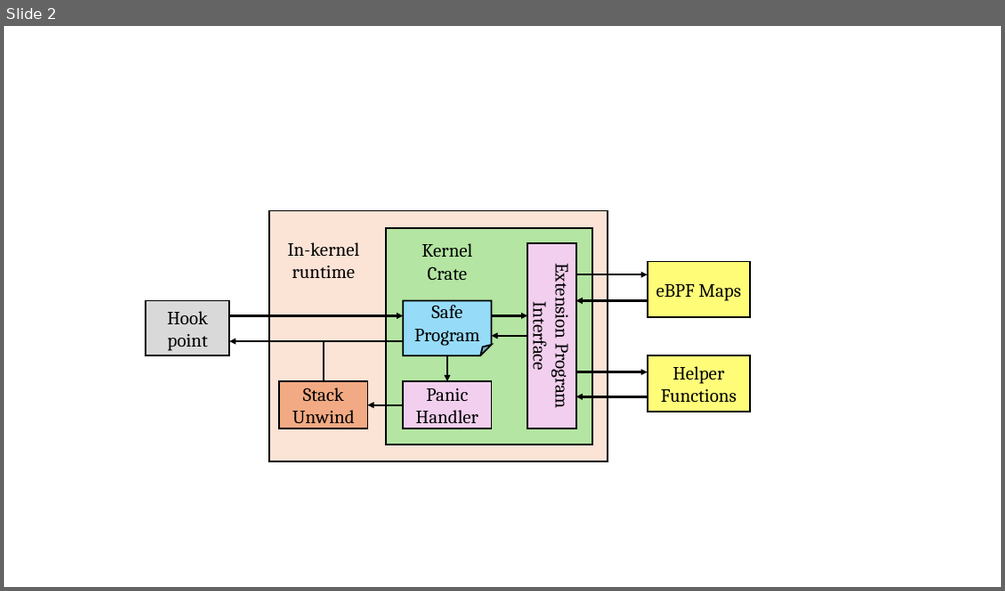
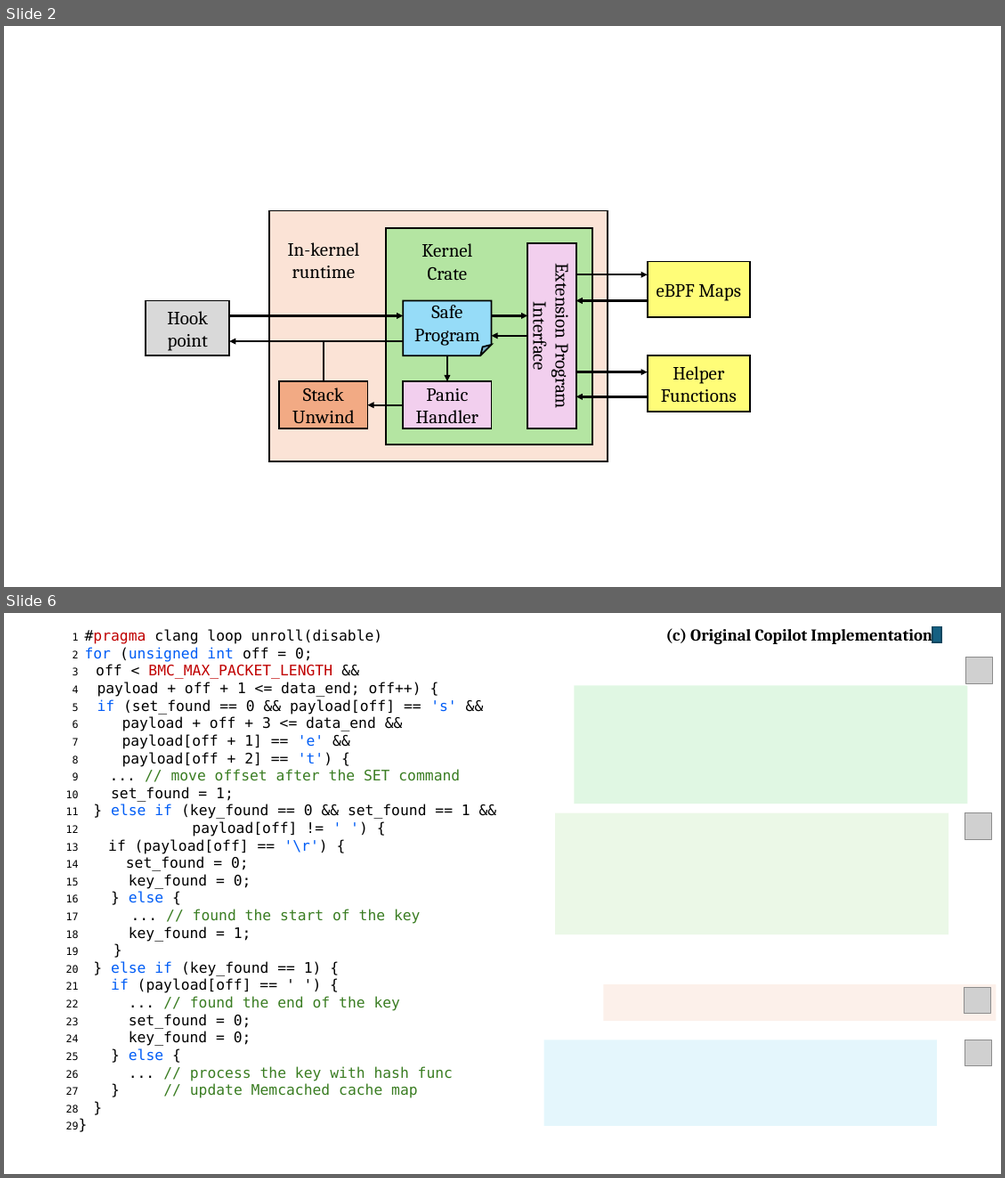
Before and after one commit to upgautamvt/publish-paper, a slide deck: figs/figs.pptx. Shown one above the other, each under a label of ours: slide 2 before the commit, slides 2 and 6 after it; the slides between them are not shown. The pictures are 1005x591 and 1005x1178 pixels, drawn with LibreOffice and Linux fonts; fonts in the diff are those of the drawing; grey boxes stand for pictures. Boxes give left, top, right and bottom in pixels: in the first picture for what was removed or moved away, otherwise in the second. Text is boxed around its words. In the diff, an @@ line names an element or a change of style, - is before the commit and + after.

```diff
--- a/figs/figs.pptx
+++ b/figs/figs.pptx
@@ slide 6 added at (4,613,1001,1174), background #FFFFFF @@
@@ text added at (66,629,470,1129), 14 pt, text #000000 @@
+1 #pragma clang loop unroll(disable)
+2 for (unsigned int off = 0;
+3 off < BMC_MAX_PACKET_LENGTH &&
+4 payload + off + 1 <= data_end; off++) {
+5 if (set_found == 0 && payload[off] == 's' &&
+6 payload + off + 3 <= data_end &&
+7 payload[off + 1] == 'e' &&
+8 payload[off + 2] == 't') {
+9 ... // move offset after the SET command
+10 set_found = 1;
+11 } else if (key_found == 0 && set_found == 1 &&
+12 payload[off] != ' ') {
+13 if (payload[off] == '\r') {
+14 set_found = 0;
+15 key_found = 0;
+16 } else {
+17 ... // found the start of the key
+18 key_found = 1;
+19 }
+20 } else if (key_found == 1) {
+21 if (payload[off] == ' ') {
+22 ... // found the end of the key
+23 set_found = 0;
+24 key_found = 0;
+25 } else {
+26 ... // process the key with hash func
+27 } // update Memcached cache map
+28 }
+29}
@@ text added at (666,626,932,644), 16 pt, text #000000, bold @@
+(c) Original Copilot Implementation
@@ rectangle added at (932,627,942,643), fill #156082, outline #104760 1.5 pt @@
@@ picture added at (966,657,993,683) @@
@@ rectangle added at (574,686,967,803), fill #C2F1C8 at 50% opacity @@
@@ rectangle added at (555,813,948,934), fill #D9F2D0 at 50% opacity @@
@@ picture added at (965,813,991,840) @@
@@ rectangle added at (604,985,996,1022), fill #FBE3D6 at 50% opacity @@
@@ picture added at (964,987,990,1013) @@
@@ rectangle added at (544,1040,937,1126), fill #CAEEFB at 50% opacity @@
@@ picture added at (965,1040,991,1066) @@
```
Also in this commit, not shown: 4 other slides added, 4 other files.
